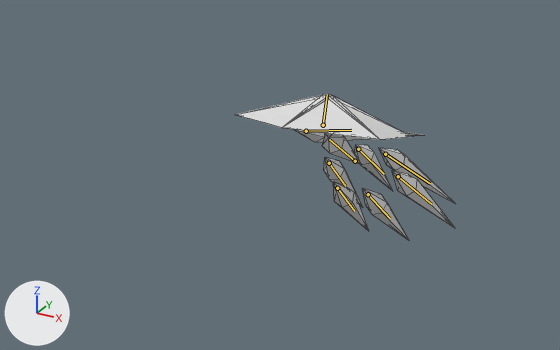
The Blender file Enemies/ClarityDressShards.blend as it was, and as the next commit left it.
The view is the same before and after, from a camera (50 mm lens) standing at (24.3, -58.7, 27.4) and looking at (-12.1, 7.4, -5.6). The lights are fixed; the arrows at lower left show +X, +Y and +Z. The older version comes first. Both versions are drawn at frame 81 of the action 'JumpShotToWalkLeft'; the numbers are the values there. The bones that bend it are drawn over the model as lines. Mesh edges are drawn as thin lines.

Objects in the first picture: 'Arm', 'BackLeft', 'BackRight', 'Center', 'FrontLeft', 'FrontRight', 'Hat', 'MiddleLeft', 'MiddleRight'.
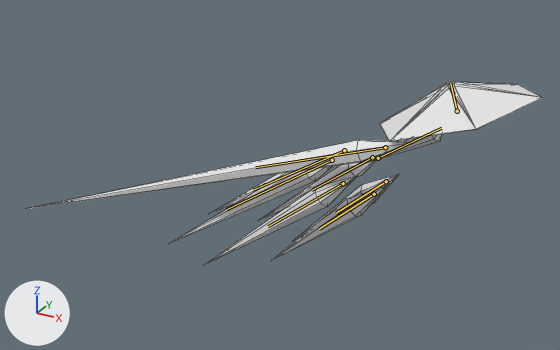
Commit message: Clarity Turns Left to do Jump Shot

Changed parts and their boxes (x1, y1, x2, y2) in the pictures (560 x 350 px):
'Hat', posed (8% narrower, 28% taller): before (235, 94, 412, 140); after (380, 82, 543, 141)
'Arm', posed: before (295, 129, 420, 142); after (28, 140, 413, 209)
'MiddleRight', posed (297% wider, 82% taller): before (324, 158, 362, 207); after (204, 175, 358, 265)
'BackRight', posed: before (354, 145, 392, 191); after (171, 167, 330, 243)
'FrontRight', posed (222% wider, 57% taller): before (333, 182, 368, 230); after (272, 185, 387, 261)
'MiddleLeft', posed: before (392, 171, 455, 228); after (259, 160, 375, 221)
'FrontLeft', posed (130% wider, 30% taller): before (362, 188, 408, 240); after (292, 174, 399, 242)
'BackLeft', posed: before (379, 148, 454, 203); after (210, 173, 285, 214)
'Center', posed: before (322, 133, 360, 164); after (365, 134, 442, 164)
bone 'Center', root to tip: before (355, 161) to (329, 139); after (378, 158) to (441, 128)
bone 'Hat', root to tip: before (323, 125) to (327, 94); after (457, 111) to (450, 83)
bone 'Middle.L', root to tip: before (398, 176) to (431, 204); after (372, 157) to (312, 190)
bone 'Front.L', root to tip: before (368, 194) to (390, 218); after (386, 181) to (336, 213)
bone 'Back.L', root to tip: before (385, 154) to (430, 183); after (344, 150) to (253, 190)
bone 'Middle.R', root to tip: before (329, 163) to (345, 186); after (343, 183) to (268, 226)
bone 'Front.R', root to tip: before (337, 188) to (354, 211); after (374, 194) to (319, 228)
bone 'Back.R', root to tip: before (358, 149) to (384, 174); after (332, 160) to (226, 209)

What the commit changed:
Bone 'Center' (bone_center) moves from (0.26, -2.75, 1.5) to (1.78, -2.75, 0.0).
Bone 'Center' (bone_center) turns from (55, 0, 0) to (55, 90, 0) degrees about its own x, y and z.
Bone 'Hat' (bone_hat) moves from (-0.02, -0.29, -0.62) to (-0.03, -0.27, -0.71).
Bone 'Hat' (bone_hat) turns from (-72, 0, 1) to (-74, 0, 1) degrees about its own x, y and z.
Bone 'Middle.L' (bone_middle_l) moves from (0.32, 1.95, -0.23) to (3.81, 0.92, -3.18).
Bone 'Middle.L' (bone_middle_l) turns from (-51, -2, -2) to (31, -104, -99) degrees about its own x, y and z.
Bone 'Front.L' (bone_front_l) moves from (0.57, 2.87, -1.31) to (0.24, 2.16, -4.5).
Bone 'Front.L' (bone_front_l) turns from (-62, 5, -25) to (-89, -81, 24) degrees about its own x, y and z.
Bone 'Back.L' (bone_back_l) moves from (-0.01, 0.86, 0.28) to (3.45, -0.28, 0.95).
Bone 'Back.L' (bone_back_l) turns from (-40, 0, -3) to (-6, -85, -65) degrees about its own x, y and z.
Bone 'Middle.R' (bone_middle_r) moves from (-0.81, 1.82, -0.19) to (-3.66, 0.94, 3.4).
Bone 'Middle.R' (bone_middle_r) turns from (-51, 1, 3) to (34, -75, -69) degrees about its own x, y and z.
Bone 'Front.R' (bone_front_r) moves from (-1.09, 2.75, -1.26) to (-4.23, 1.83, -1.42).
Bone 'Front.R' (bone_front_r) turns from (-62, -5, 26) to (24, -113, -55) degrees about its own x, y and z.
Bone 'Back.R' (bone_back_r) moves from (-0.46, 0.75, 0.26) to (0.44, -0.03, 3.76).
Bone 'Back.R' (bone_back_r) turns from (-40, -1, 3) to (42, -62, -84) degrees about its own x, y and z.
